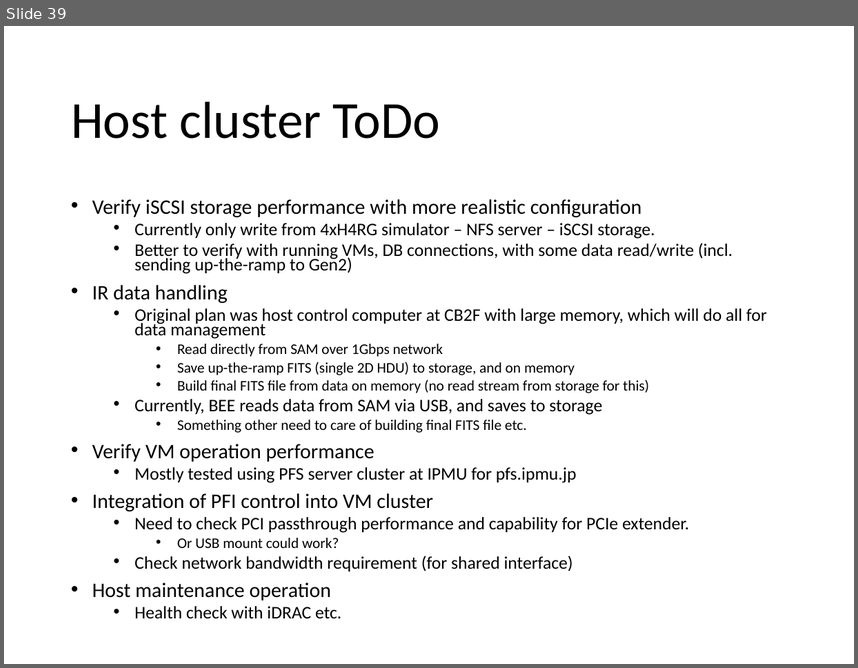
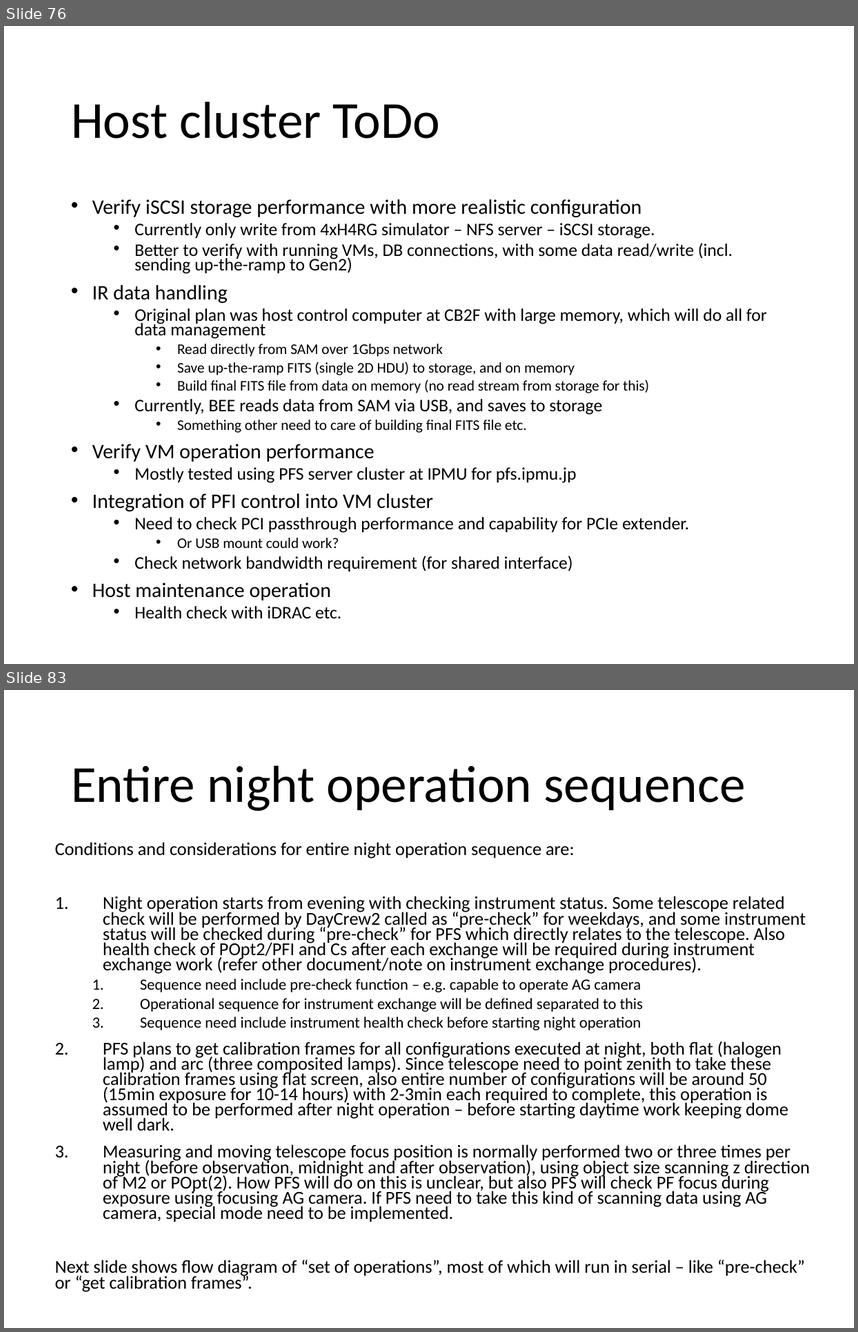
Before and after one commit to Subaru-PFS/ics_doc, a slide deck: SSN-00029.pptx. Shown one above the other, each under a label of ours: slide 39 before the commit, slides 76 and 83 after it; the slides between them are not shown. The pictures are 858x668 and 858x1332 pixels, drawn with LibreOffice and Linux fonts; fonts in the diff are those of the drawing. Boxes give left, top, right and bottom in pixels: in the first picture for what was removed or moved away, otherwise in the second. Text is boxed around its words. In the diff, an @@ line names an element or a change of style, - is before the commit and + after.

Commit message:
1st draft for network part and link over fiber @telescope part

```diff
--- a/SSN-00029.pptx
+++ b/SSN-00029.pptx
@@ slide 83 added at box(4, 690, 854, 1328), background #FFFFFF @@
@@ title added at box(71, 765, 745, 811), 44 pt, text #000000 @@
+Entire night operation sequence
@@ text added at box(55, 842, 810, 1292), 15.4 pt, text #000000 @@
+Conditions and considerations for entire night operation sequence are:
+1. Night operation starts from evening with checking instrument status. Some telescope related check will be performed by DayCrew2 called as “pre-check” for weekdays, and some instrument status will be checked during “pre-check” for PFS which directly relates to the telescope. Also health check of POpt2/PFI and Cs after each exchange will be required during instrument exchange work (refer other document/note on instrument exchange procedures).
+  1. Sequence need include pre-check function – e.g. capable to operate AG camera
+  2. Operational sequence for instrument exchange will be defined separated to this
+  3. Sequence need include instrument health check before starting night operation
+2. PFS plans to get calibration frames for all configurations executed at night, both flat (halogen lamp) and arc (three composited lamps). Since telescope need to point zenith to take these calibration frames using flat screen, also entire number of configurations will be around 50 (15min exposure for 10-14 hours) with 2-3min each required to complete, this operation is assumed to be performed after night operation – before starting daytime work keeping dome well dark.
+3. Measuring and moving telescope focus position is normally performed two or three times per night (before observation, midnight and after observation), using object size scanning z direction of M2 or POpt(2). How PFS will do on this is unclear, but also PFS will check PF focus during exposure using focusing AG camera. If PFS need to take this kind of scanning data using AG camera, special mode need to be implemented.
+Next slide shows flow diagram of “set of operations”, most of which will run in serial – like “pre-check” or “get calibration frames”.
@@ what was slide 39 is now slide 76 @@
```
Also in this commit, not shown: 17 slides changed, 58 other slides added, 4 slides removed.
